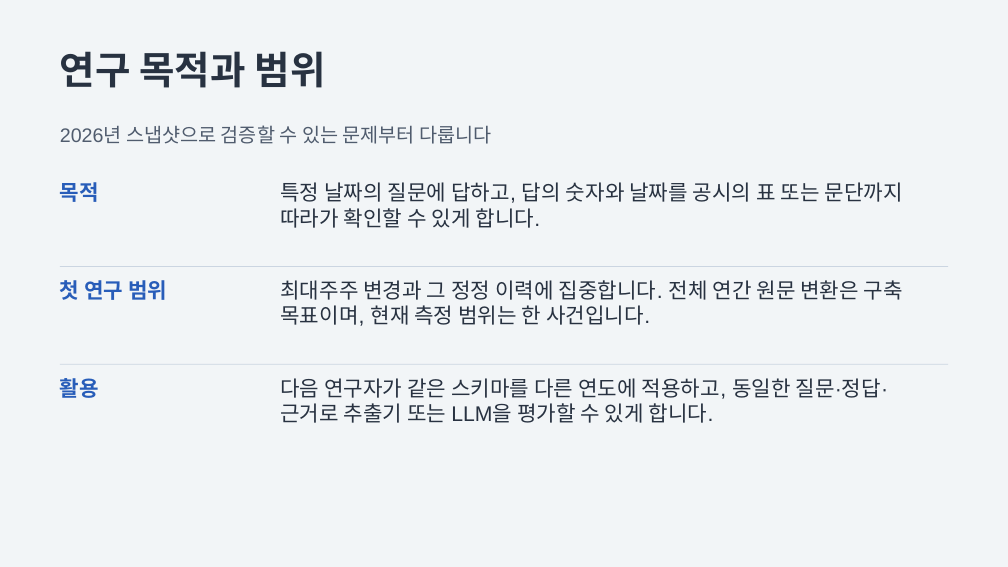
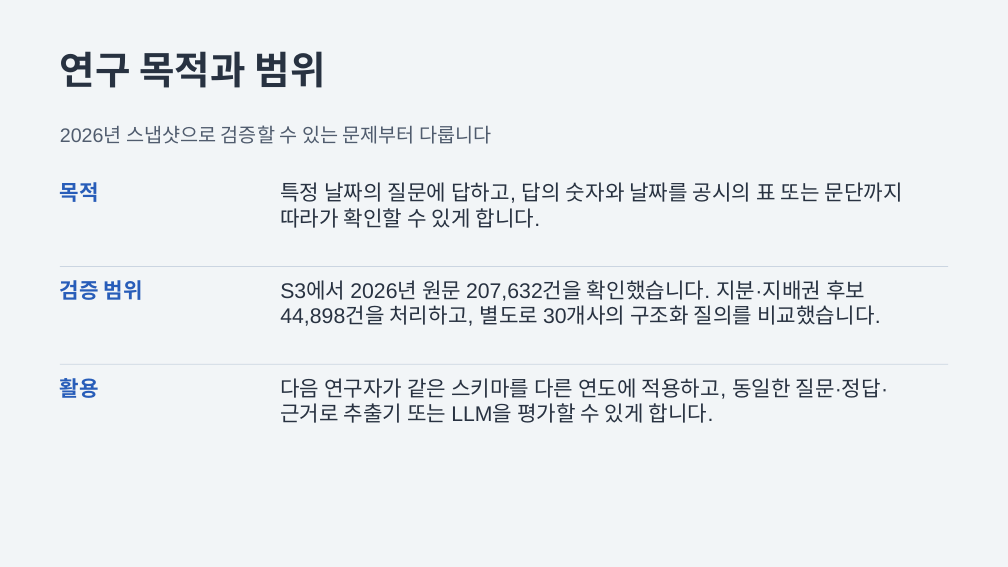
Before and after one commit to gugstockkg/knowledge_graph, a slide deck: slide 4 of ontology/controller-change-v0.1/controller-change.pptx. Drawn at 1008x567 pixels with LibreOffice and Linux fonts; fonts in the diff are those of the drawing. Boxes give left, top, right and bottom in pixels: in the first picture for what was removed or moved away, otherwise in the second. Text is boxed around its words. In the diff, an @@ line names an element or a change of style, - is before the commit and + after.

```diff
--- a/ontology/controller-change-v0.1/controller-change.pptx
+++ b/ontology/controller-change-v0.1/controller-change.pptx
@@ text at (60,280,143,300): text changed @@
-첫 연구 범위
+검증 범위
@@ text at (280,280,881,326): text changed @@
-최대주주 변경과 그 정정 이력에 집중합니다. 전체 연간 원문 변환은 구축 목표이며, 현재 측정 범위는 한 사건입니다.
+S3에서 2026년 원문 207,632건을 확인했습니다. 지분·지배권 후보 44,898건을 처리하고, 별도로 30개사의 구조화 질의를 비교했습니다.
```
Also in this commit, not shown: 5 other slides changed, 7 other files.
